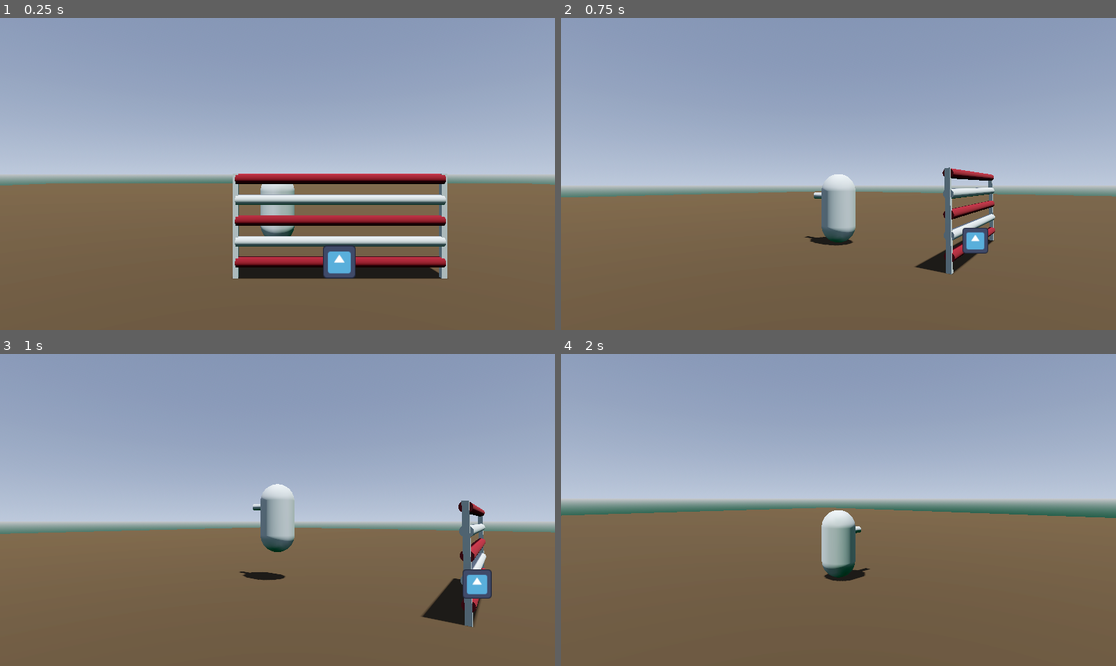
Above: before the commit, frames 1-4 (two rows, left to right).
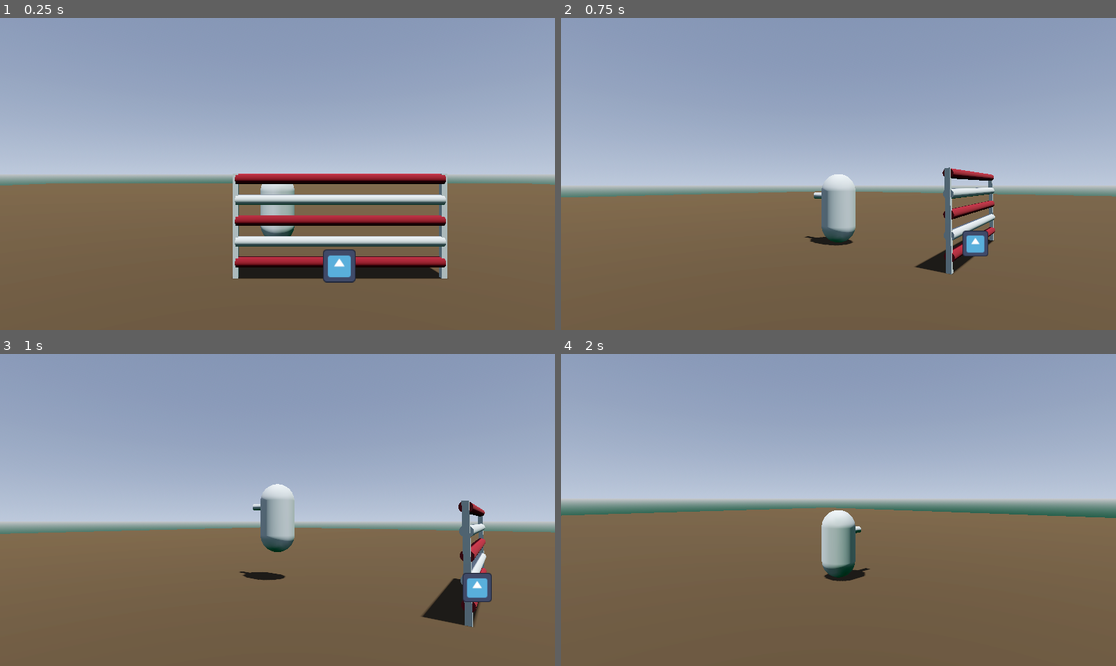
Above: after the commit, the same moments.

Repository: annasohva/PonyJump
Game: Godot game, scene res://game/main.tscn
Two runs of this game, one before a commit and one after it. Both use one fixed random seed, a clock stepped at 60 frames per second and the inputs below. The engine's default icon, where the game draws it, is replaced by a stand-in: a white triangle on a blue panel in a dark square.
Inputs (mouse positions are in pixels of both pictures, inside the frame that each line leads up to):
- Up to frame 1 (0.25 s): no input
- Up to frame 2 (0.75 s): tap Enter at 0.5 s; move the mouse to (866, 174) at 0.52 s; hold W (forward) from 0.53 s (still down)
- Up to frame 3 (1 s): keep holding W (forward); tap Space (jump) at 0.77 s
- Up to frame 4 (2 s): keep holding W (forward); move the mouse to (810, 510) at 1.27 s; tap Space (jump) at 1.52 s

The runs differ from the first frame. In frame 1, 0.3% of the frame differs, in the area x 58-65%, y 73-85%; in frame 2, 0.2%; in frame 3, 0.3%; in frame 4, nothing differs.

Commit message:
Updating obstacle indicator modulate

Diff:
--- a/actors/obstacle/obstacle.gd
+++ b/actors/obstacle/obstacle.gd
@@ -14,17 +14,51 @@
 	get:
 		return indicator_value
 	set(value):
-		indicator.position.y = (indicator_max_height - indicator_min_height) * indicator_value + indicator_min_height
+		# Adjusting indicator position
+		indicator.position.y = (INDICATOR_MAX - INDICATOR_MIN) * indicator_value + INDICATOR_MIN
+
+		# Updating indicator color
+		match get_indicator_position():
+			IndicatorPosition.Default:
+				indicator.modulate = Color.WHITE
+			IndicatorPosition.Fail:
+				indicator.modulate = Color.RED
+			IndicatorPosition.Perfect:
+				indicator.modulate = Color.BLUE
+			IndicatorPosition.TooHigh:
+				indicator.modulate = Color.SLATE_GRAY
+
 		indicator_value = value
-
-@export_category("Indicator settings")
-@export var indicator_max_height: float = 2.5
-@export var indicator_min_height: float = 0.2
 
 @export_category("Node references")
 @export var indicator: Sprite3D
 @export var poles: Array[Pole]
 
+enum IndicatorPosition
+{
+	Default,
+	Fail,
+	Perfect,
+	TooHigh
+}
+
+const INDICATOR_OFFSET: float = 0.35
+const INDICATOR_MAX: float = 3
+const INDICATOR_MIN: float = 0.2
+const PERFECT_RANGE: float = 0.3
+
+
 # Called when the node enters the scene tree for the first time.
 func _ready() -> void:
 	pass
+
+
+func get_indicator_position() -> IndicatorPosition:
+	if indicator.position.y < poles[0].position.y + .001:
+		return IndicatorPosition.Default
+	elif indicator.position.y < poles[height-1].position.y + INDICATOR_OFFSET:
+		return IndicatorPosition.Fail
+	elif indicator.position.y < poles[height-1].position.y + PERFECT_RANGE + INDICATOR_OFFSET:
+		return IndicatorPosition.Perfect
+	else:
+		return IndicatorPosition.TooHigh
--- a/actors/obstacle/obstacle.tscn
+++ b/actors/obstacle/obstacle.tscn
@@ -35,7 +35,6 @@
 
 [node name="Obstacle" type="Node3D" node_paths=PackedStringArray("indicator", "poles")]
 script = ExtResource("1_mgvnl")
-indicator_max_height = 3.0
 indicator = NodePath("Indicator")
 poles = [NodePath("Pole1"), NodePath("Pole2"), NodePath("Pole3"), NodePath("Pole4"), NodePath("Pole5")]
 
@@ -127,7 +126,7 @@
 mesh = SubResource("CylinderMesh_hh74y")
 
 [node name="Indicator" type="Sprite3D" parent="."]
-transform = Transform3D(1, 0, 0, 0, 1, 0, 0, 0, 1, 0, 0.3008, 0)
+transform = Transform3D(1, 0, 0, 0, 1, 0, 0, 0, 1, 0, 0.2252, 0)
 pixel_size = 0.005
 billboard = 1
 double_sided = false
